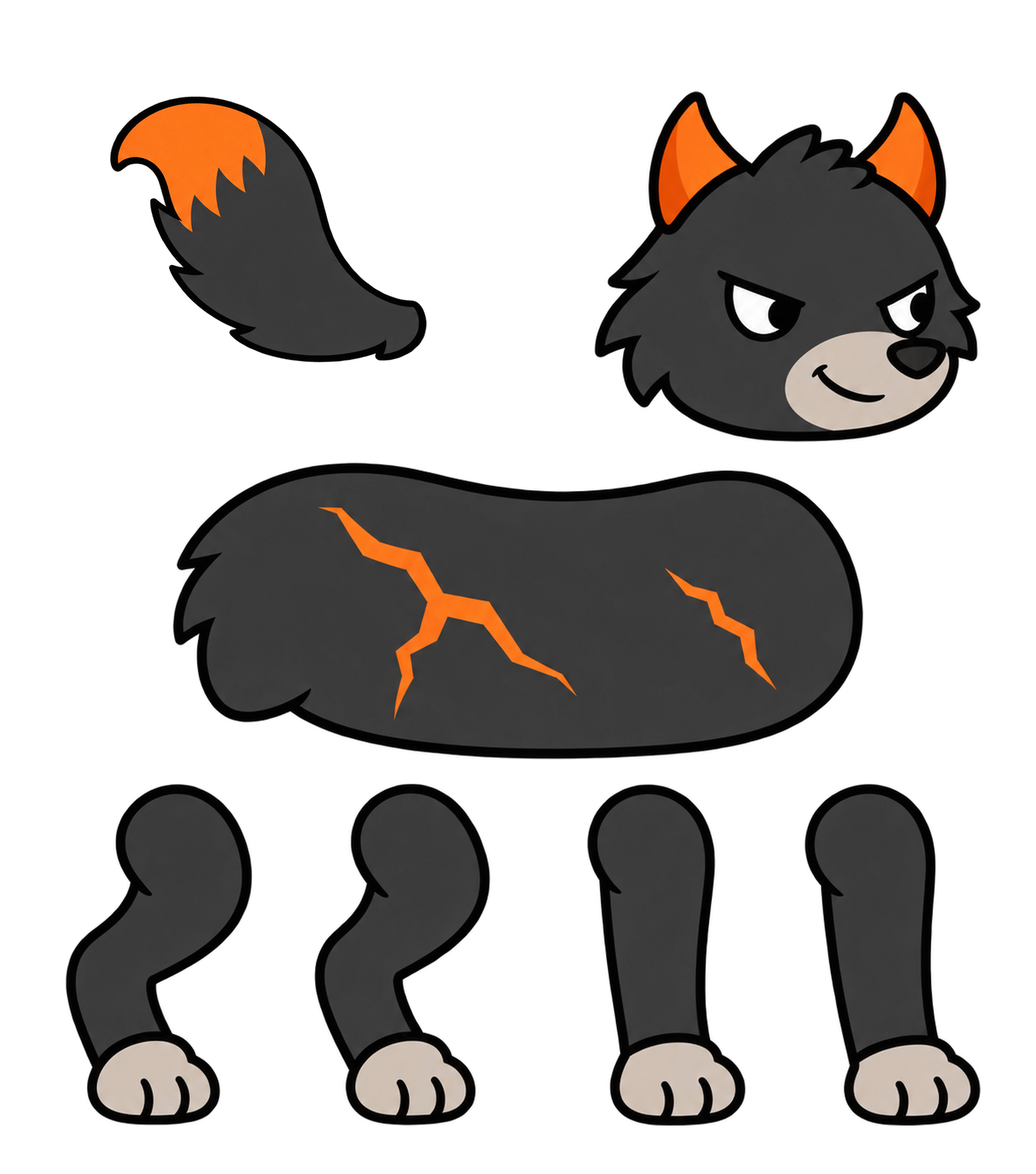
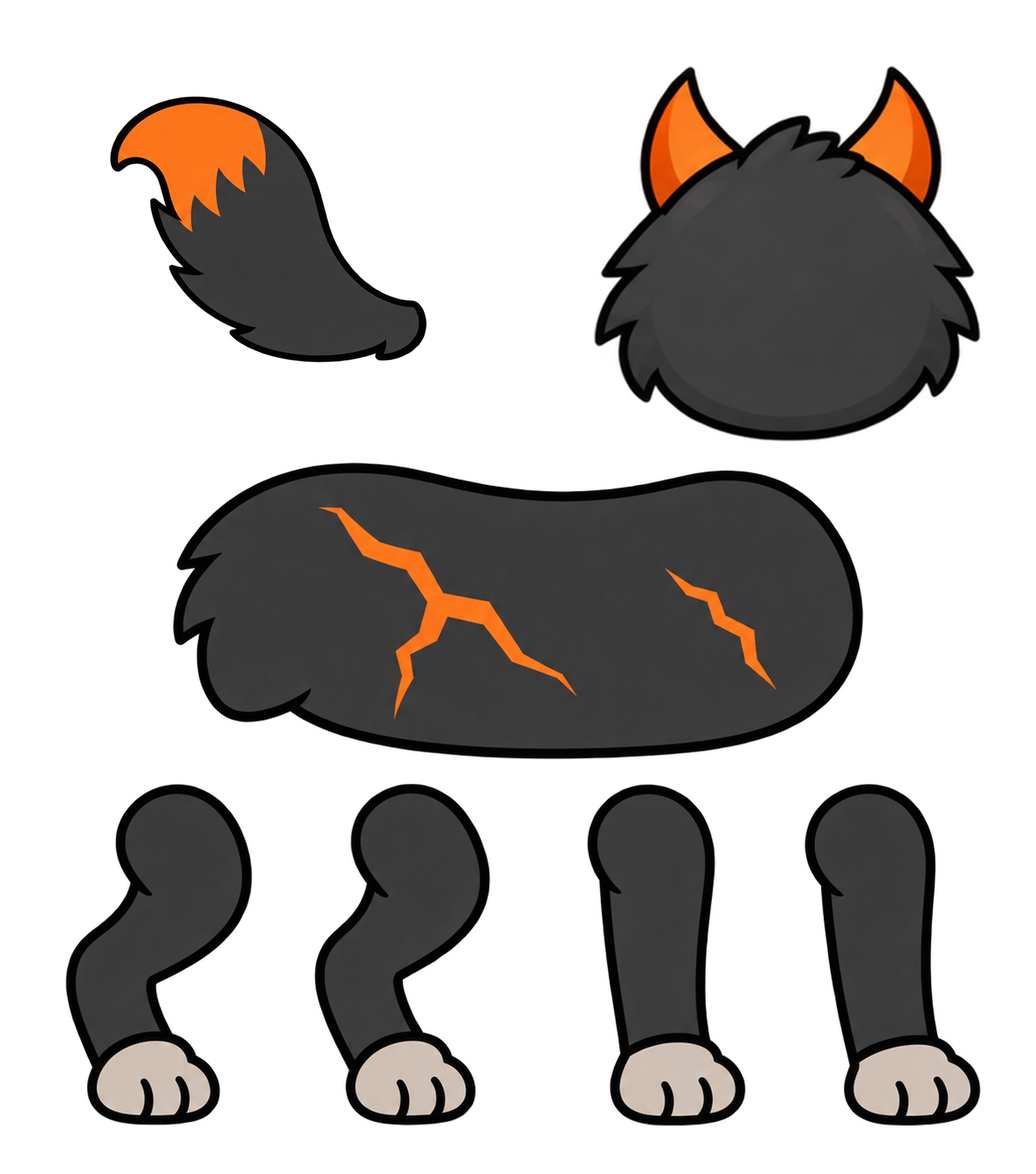
The second w=1036, h=1174 image is a revision of the first. Changes to its layers:
painted on "머리" over box(593, 65, 981, 442)
